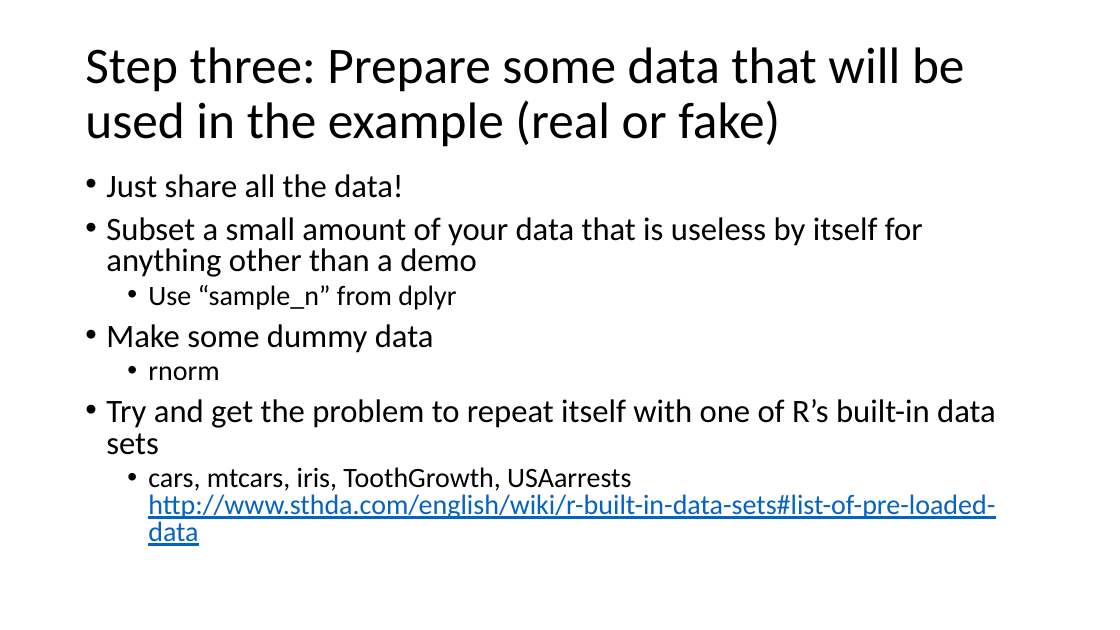
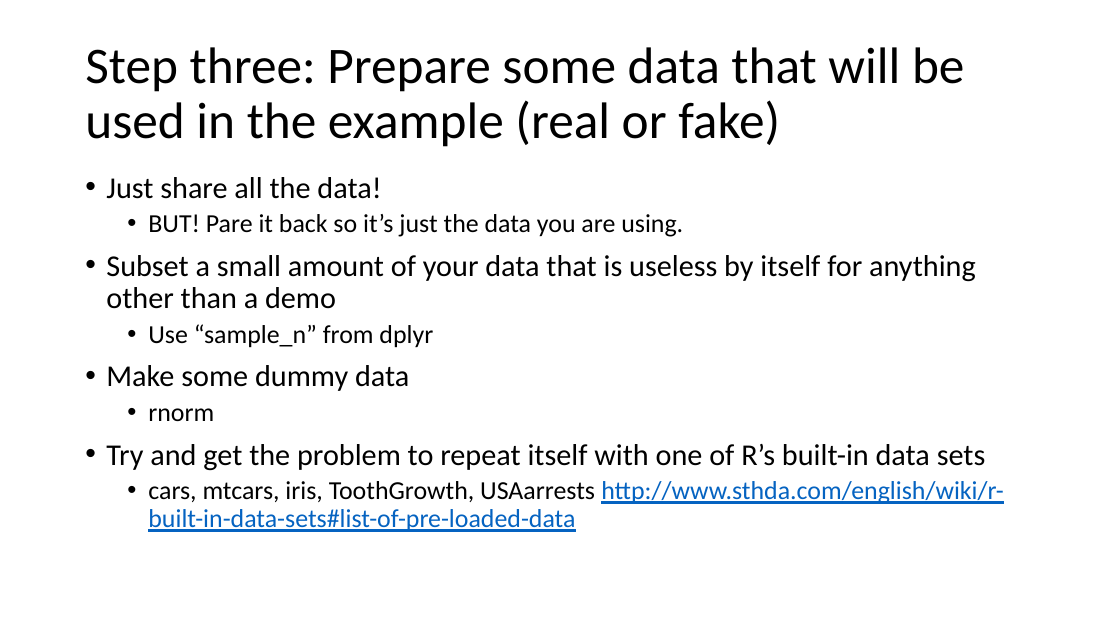
Before and after one commit to InteragencyEcologicalProgram/DataScience, a slide deck: slide 10 of 2020.05.21/The Art of the ReprEx.pptx. Drawn at 1120x630 pixels with LibreOffice and Linux fonts; fonts in the diff are those of the drawing. Boxes give left, top, right and bottom in pixels: in the first picture for what was removed or moved away, otherwise in the second. Text is boxed around its words. In the diff, an @@ line names an element or a change of style, - is before the commit and + after.

```diff
--- a/2020.05.21/The Art of the ReprEx.pptx
+++ b/2020.05.21/The Art of the ReprEx.pptx
@@ text at box(106, 177, 1003, 532): size 28 to 25.9 pt in "Just share all the data!", "Subset a small amount of your data ...", "Make some dummy data", "Try and get the problem to repeat ..."; size 24 to 22.2 pt in "Use “sample_n” from dplyr", "rnorm", "cars, mtcars, iris, ToothGrowth, USAarrests http://www.sthda ..."; line spacing 0.8 to 0.9 @@
@@ text at box(148, 214, 683, 237): paragraph added @@
+  • BUT! Pare it back so it’s just the data you are using.
```
Also in this commit, not shown: 2 other files.
